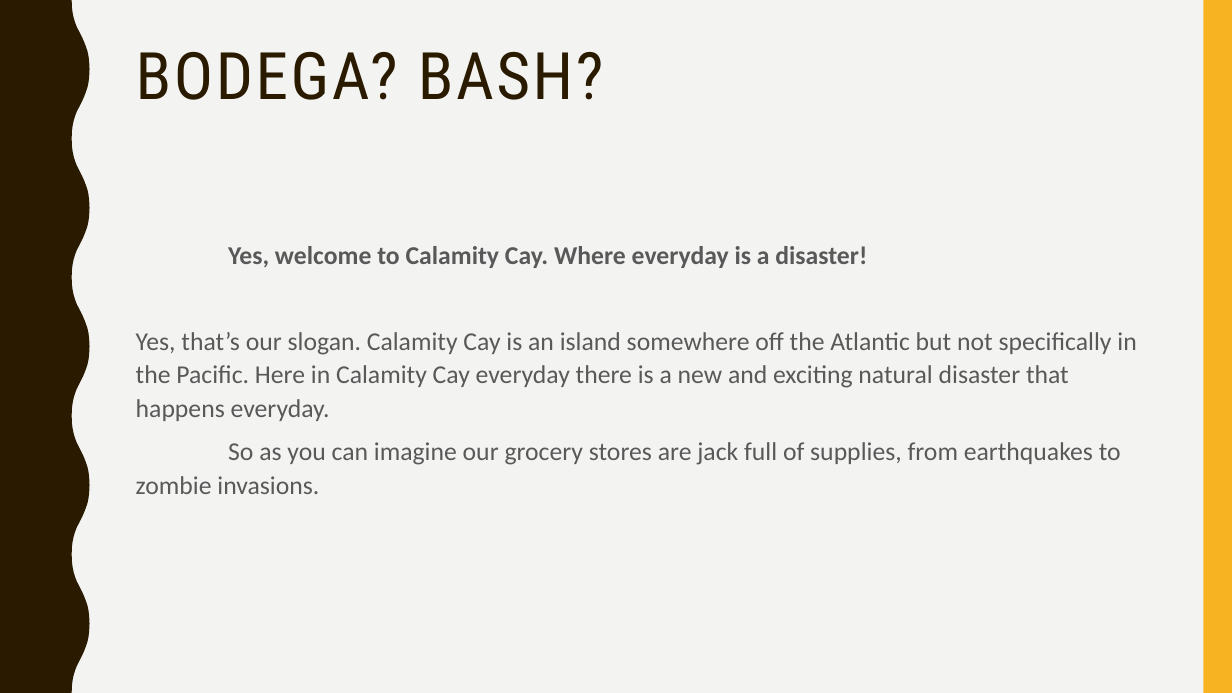
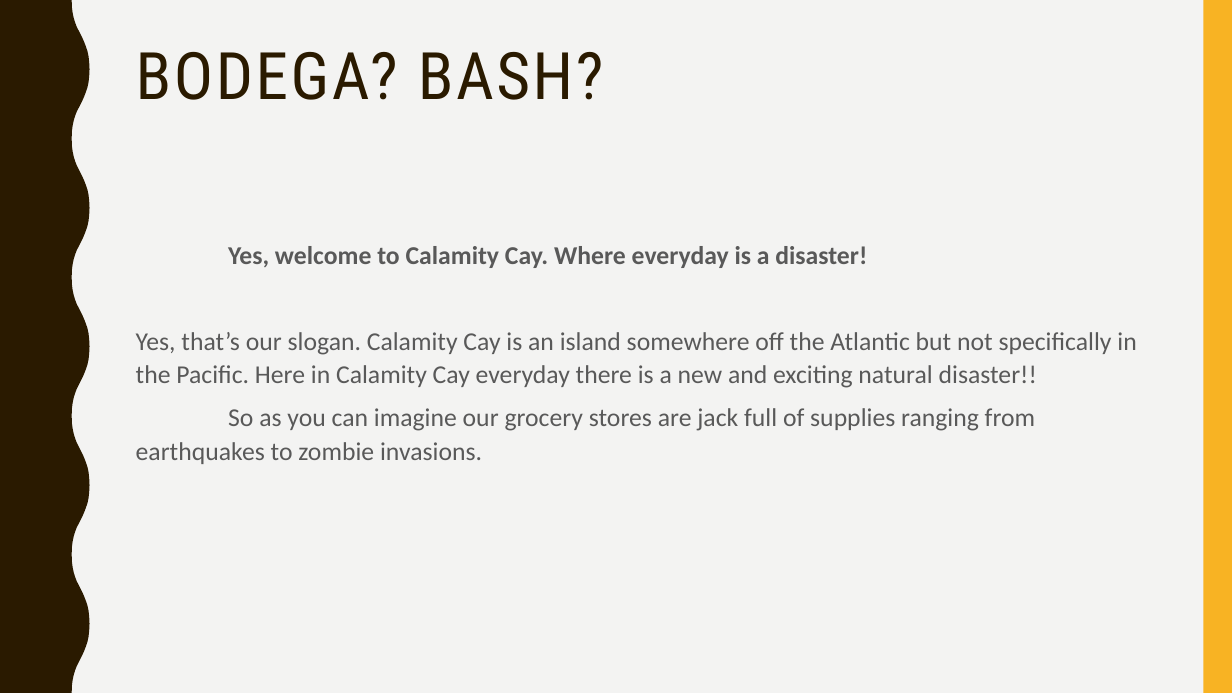
Before and after one commit to naelstrof/BodegaBash, a slide deck: slide 2 of GamePitch2_BodegaBash.pptx. Drawn at 1232x693 pixels with LibreOffice and Linux fonts; fonts in the diff are those of the drawing. Boxes give left, top, right and bottom in pixels: in the first picture for what was removed or moved away, otherwise in the second. Text is boxed around its words. In the diff, an @@ line names an element or a change of style, - is before the commit and + after.

Commit message:
Made changes to second slide in game pitch powerpoint

```diff
--- a/GamePitch2_BodegaBash.pptx
+++ b/GamePitch2_BodegaBash.pptx
@@ text at (x1=136, y1=332, x2=1136, y2=464): text changed @@
-Yes, that’s our slogan. Calamity Cay is an island somewhere off the Atlantic but not specifically in the Pacific. Here in Calamity Cay everyday there is a new and exciting natural disaster that happens everyday.
-So as you can imagine our grocery stores are jack full of supplies, from earthquakes to zombie invasions.
+Yes, that’s our slogan. Calamity Cay is an island somewhere off the Atlantic but not specifically in the Pacific. Here in Calamity Cay everyday there is a new and exciting natural disaster!!
+So as you can imagine our grocery stores are jack full of supplies ranging from earthquakes to zombie invasions.
```
